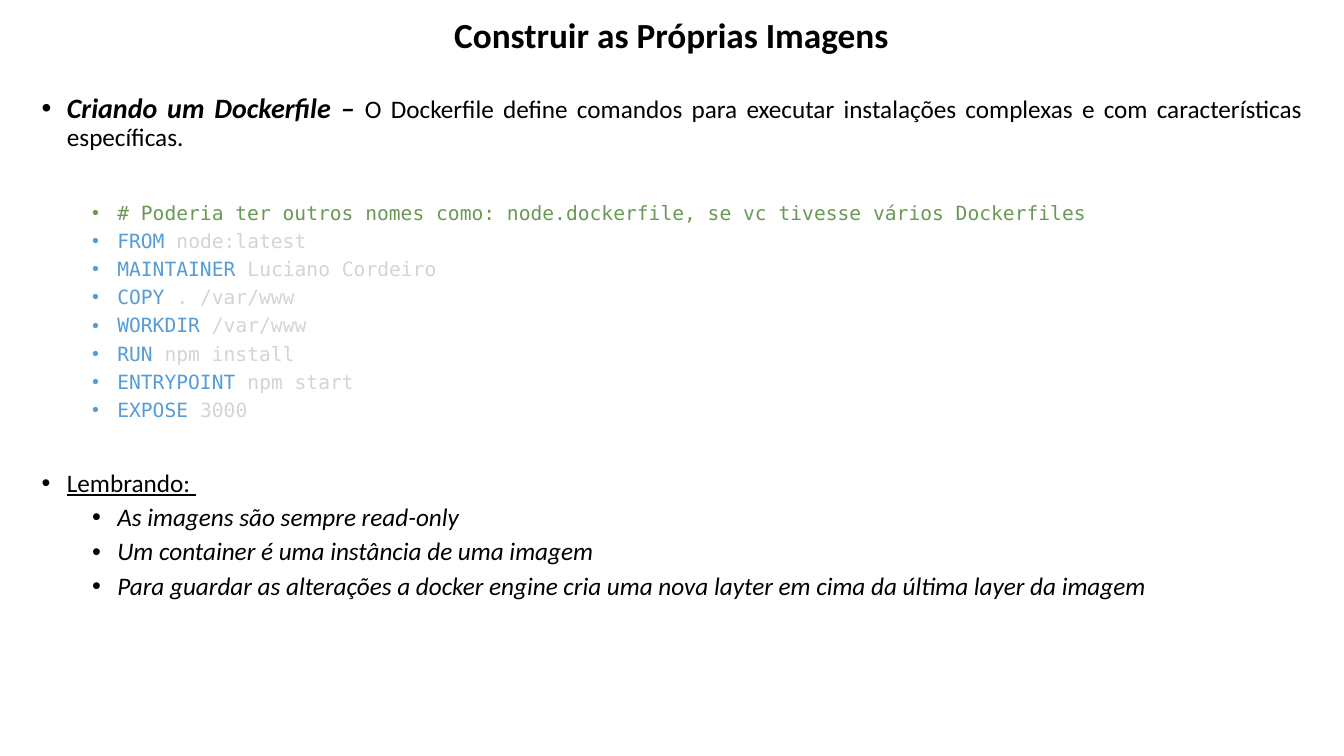
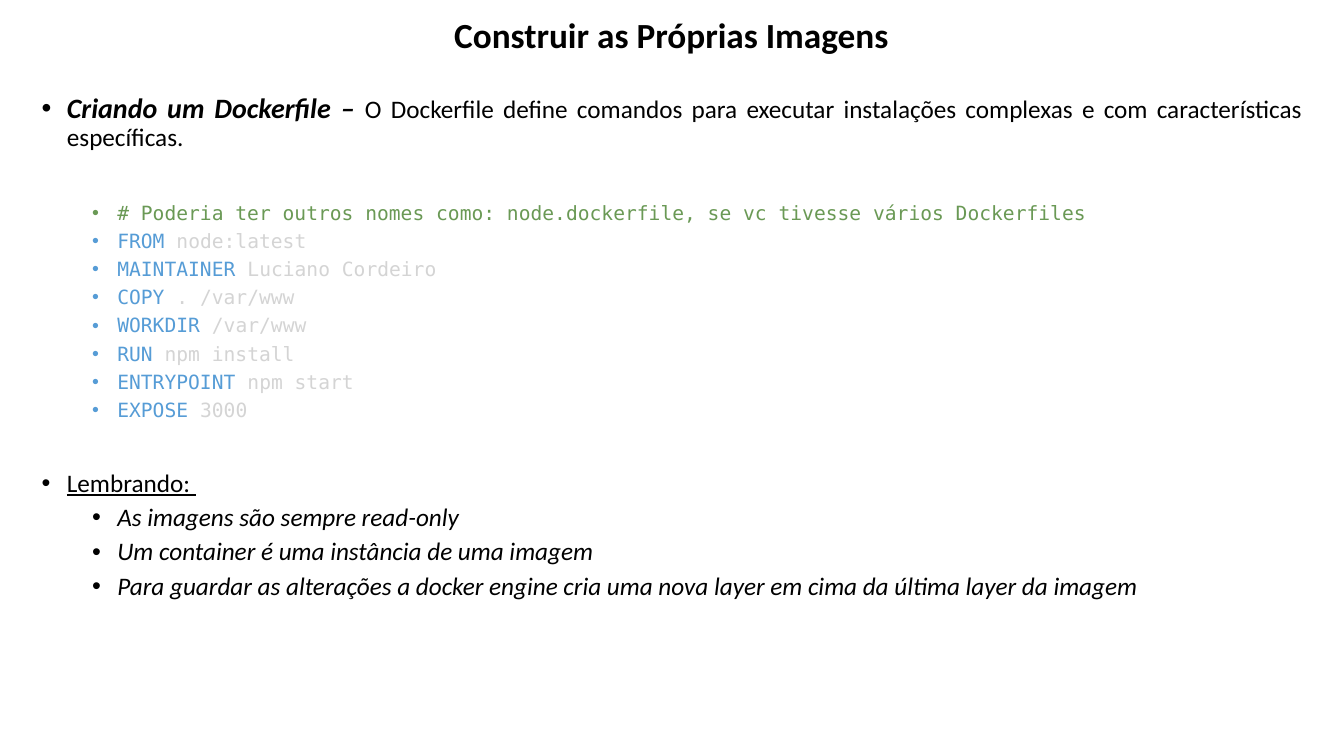
Before and after one commit to lacsousa/learning-docker, a slide deck: slide 24 of docs/docker-resumo.pptx (slide 21 before the commit). Drawn at 1344x756 pixels with LibreOffice and Linux fonts; fonts in the diff are those of the drawing. Boxes give left, top, right and bottom in pixels: in the first picture for what was removed or moved away, otherwise in the second. Text is boxed around its words. In the diff, an @@ line names an element or a change of style, - is before the commit and + after.

```diff
--- a/docs/docker-resumo.pptx
+++ b/docs/docker-resumo.pptx
@@ text at <box>117,577,1138,600</box>: text changed @@
-  • Para guardar as alterações a docker engine cria uma nova layter em cima da última layer da imagem
+  • Para guardar as alterações a docker engine cria uma nova layer em cima da última layer da imagem
```
Also in this commit, not shown: 3 slides added.
